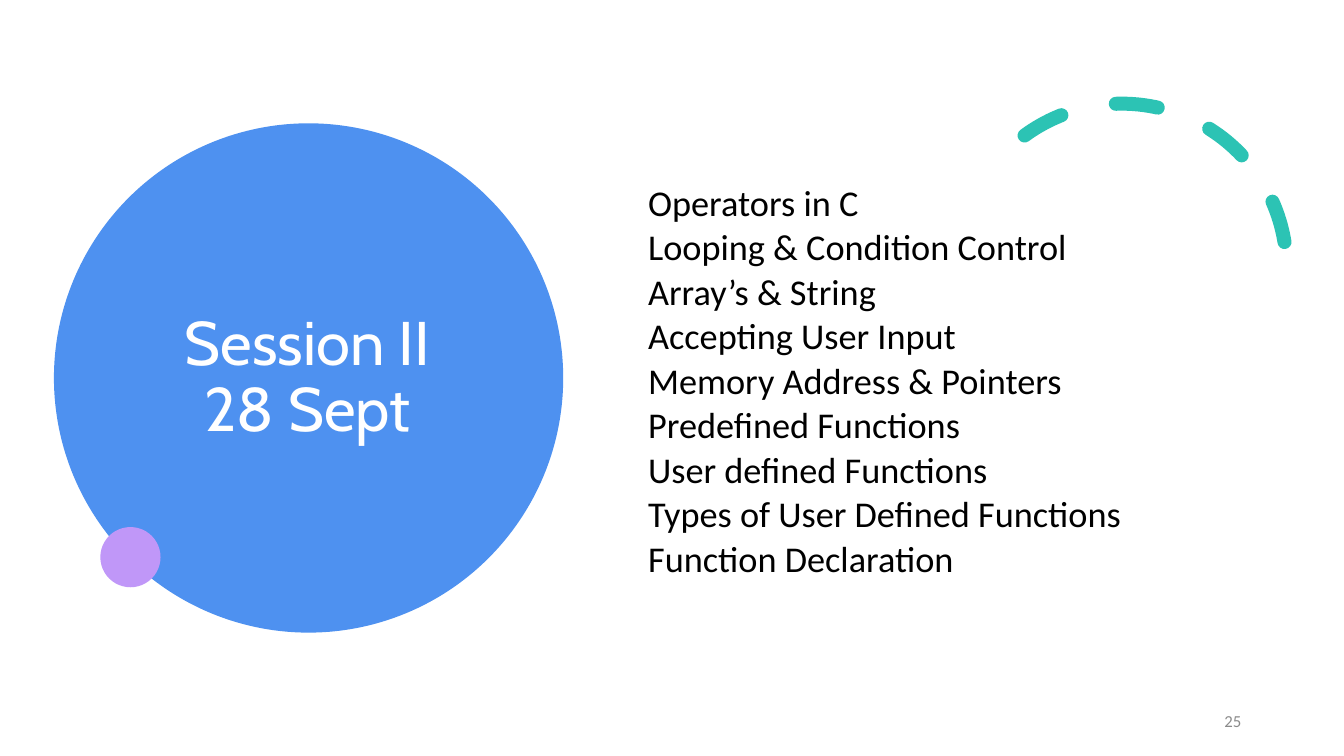
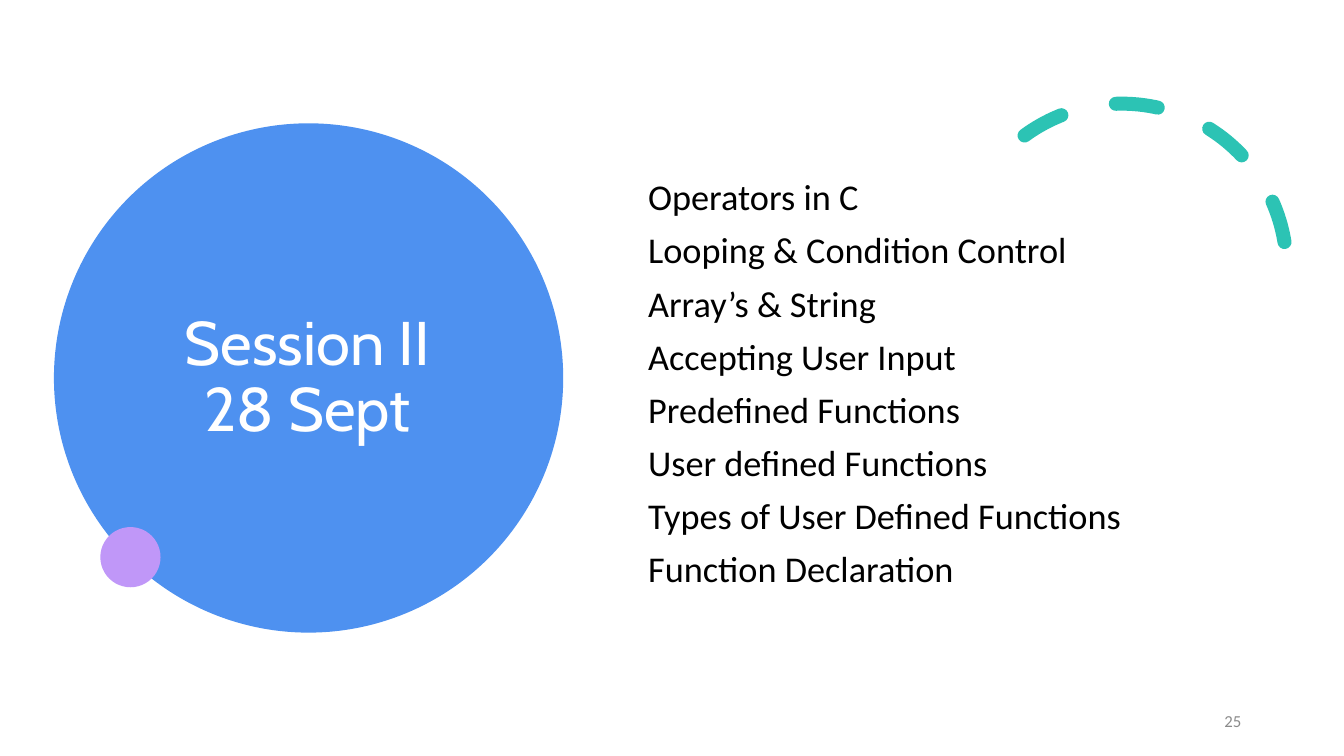
Before and after one commit to piyushtanksale00/TCOERWorkshop, a slide deck: slide 25 of C Programming Workshop.pptx. Drawn at 1344x756 pixels with LibreOffice and Linux fonts; fonts in the diff are those of the drawing. Boxes give left, top, right and bottom in pixels: in the first picture for what was removed or moved away, otherwise in the second. Text is boxed around its words. In the diff, an @@ line names an element or a change of style, - is before the commit and + after.

```diff
--- a/C Programming Workshop.pptx
+++ b/C Programming Workshop.pptx
@@ text "Operators in C" at [648, 185, 1121, 583]: line spacing 0.7 to 0.9 @@
@@ text at [648, 368, 1061, 400]: paragraph removed @@
-Memory Address & Pointers
```
Also in this commit, not shown: 1 other slide changed, 33 slides added.
